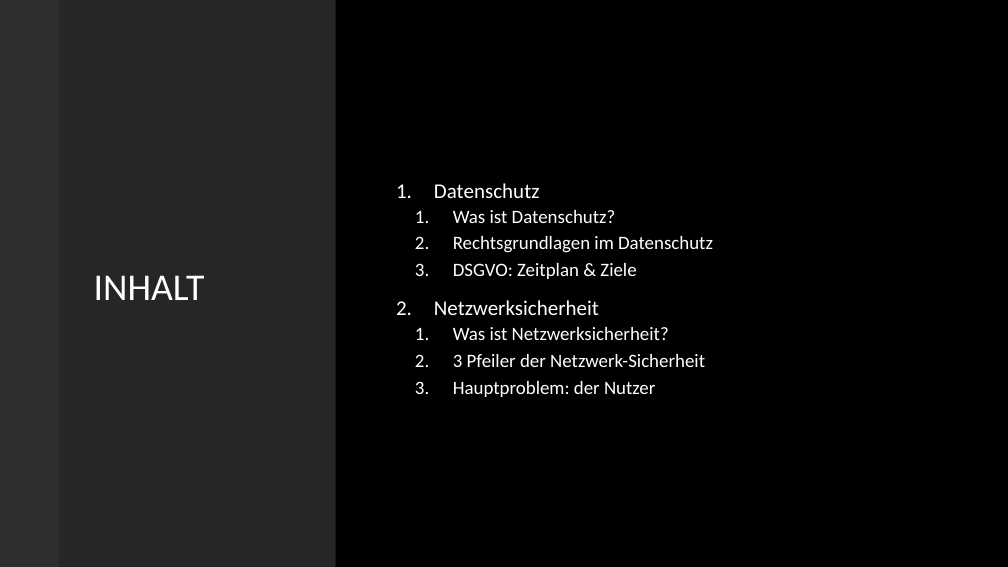
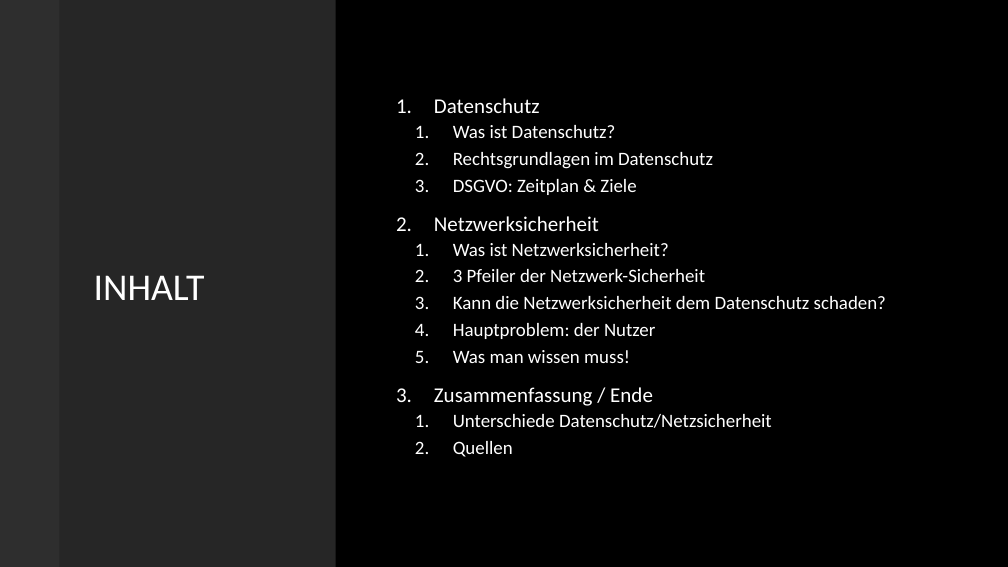
Before and after one commit to DerM0narch/TA_ITECH, a slide deck: slide 2 of Datenschutz_Netzwerksicherheit.pptx. Drawn at 1008x567 pixels with LibreOffice and Linux fonts; fonts in the diff are those of the drawing; background and template pictures are left out. Boxes give left, top, right and bottom in pixels: in the first picture for what was removed or moved away, otherwise in the second. Text is boxed around its words. In the diff, an @@ line names an element or a change of style, - is before the commit and + after.

```diff
--- a/Datenschutz_Netzwerksicherheit.pptx
+++ b/Datenschutz_Netzwerksicherheit.pptx
@@ text at <box>453,296,886,309</box>: paragraph added @@
+  3. Kann die Netzwerksicherheit dem Datenschutz schaden?
@@ text at <box>434,350,772,457</box>: paragraphs added @@
+  5. Was man wissen muss!
+3. Zusammenfassung / Ende
+  1. Unterschiede Datenschutz/Netzsicherheit
+  2. Quellen
```
Also in this commit, not shown: 2 other slides changed, 7 slides added, 1 other file.
